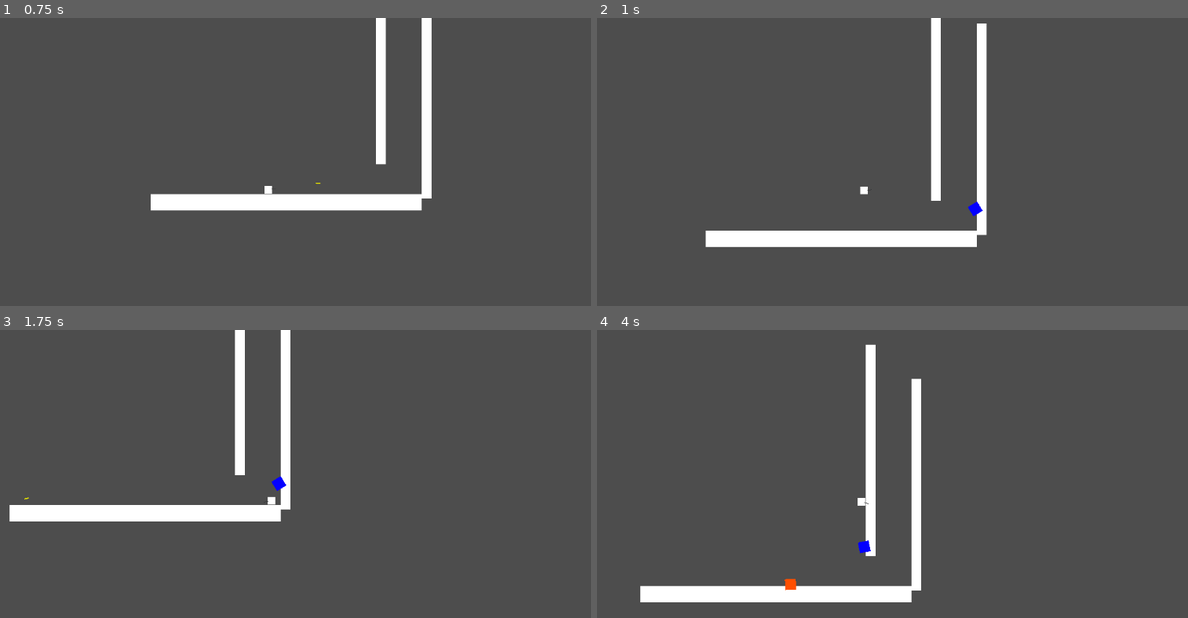
Above: before the commit, frames 1-4 (two rows, left to right).
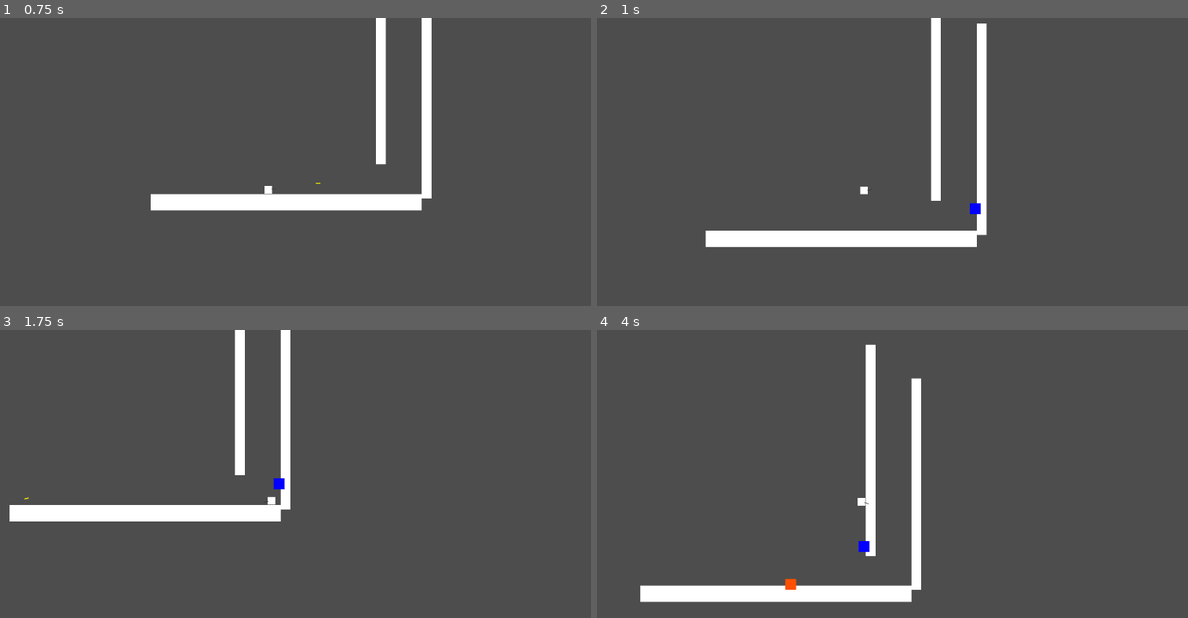
Above: after the commit, the same moments.

Repository: EliasJHL/EpitechJAM_2
Game: Godot game, scene res://main_scene.tscn
The game is run twice, just before and just after one commit, with the same random seed, the same clock (stepped at 60 frames per second) and the same inputs.
Inputs (mouse positions are in pixels of both pictures, inside the frame that each line leads up to):
- Up to frame 1 (0.75 s): tap Enter at 0.5 s; move the mouse to (413, 176) at 0.52 s; hold D (Right) from 0.53 s (still down); click (413, 176) at 0.6 s
- Up to frame 2 (1 s): keep holding D (Right); tap W (Jump) at 0.77 s
- Up to frame 3 (1.75 s): keep holding D (Right); move the mouse to (153, 522) at 1.27 s; click (153, 522) at 1.35 s; tap W (Jump) at 1.52 s
- Up to frame 4 (4 s): move the mouse to (939, 427) at 2.02 s; release D (Right) at 2.03 s; hold A (Left) 2.03-2.78 s; click (939, 427) at 2.1 s; move the mouse to (845, 577) at 2.77 s; hold D (Right) from 2.78 s (still down); click (845, 577) at 2.85 s; tap W (Jump) at 3.02, 3.77 s; move the mouse to (1063, 560) at 3.52 s; click (1063, 560) at 3.6 s

Frame 1 is identical in both runs. In frame 2, less than 0.1% of the frame differs, in the area x 62-66%, y 63-69%; in frame 3, less than 0.1%; in frame 4, 0.4%, in the area x 7-55%, y 16-95%.

Commit message:
[DISABLE] rotation of the portals disabled

Diff:
--- a/bullet.gd
+++ b/bullet.gd
@@ -31,7 +31,7 @@
 func _create_portal_orange(portal_path):
 	var portal = portal_path.instantiate()
 	portal.global_position = self.global_position
-	portal.global_rotation = self.global_rotation
+	#portal.global_rotation = self.global_rotation Rotation du portail
 	get_tree().get_root().add_child(portal)
 	created_walls_o.append(portal)
 	self.queue_free()
@@ -39,7 +39,7 @@
 func _create_portal_blue(portal_path):
 	var portal = portal_path.instantiate()
 	portal.global_position = self.global_position
-	portal.global_rotation = self.global_rotation
+	#portal.global_rotation = self.global_rotation Rotation du portail
 	get_tree().get_root().add_child(portal)
 	created_walls_b.append(portal)
 	self.queue_free()
